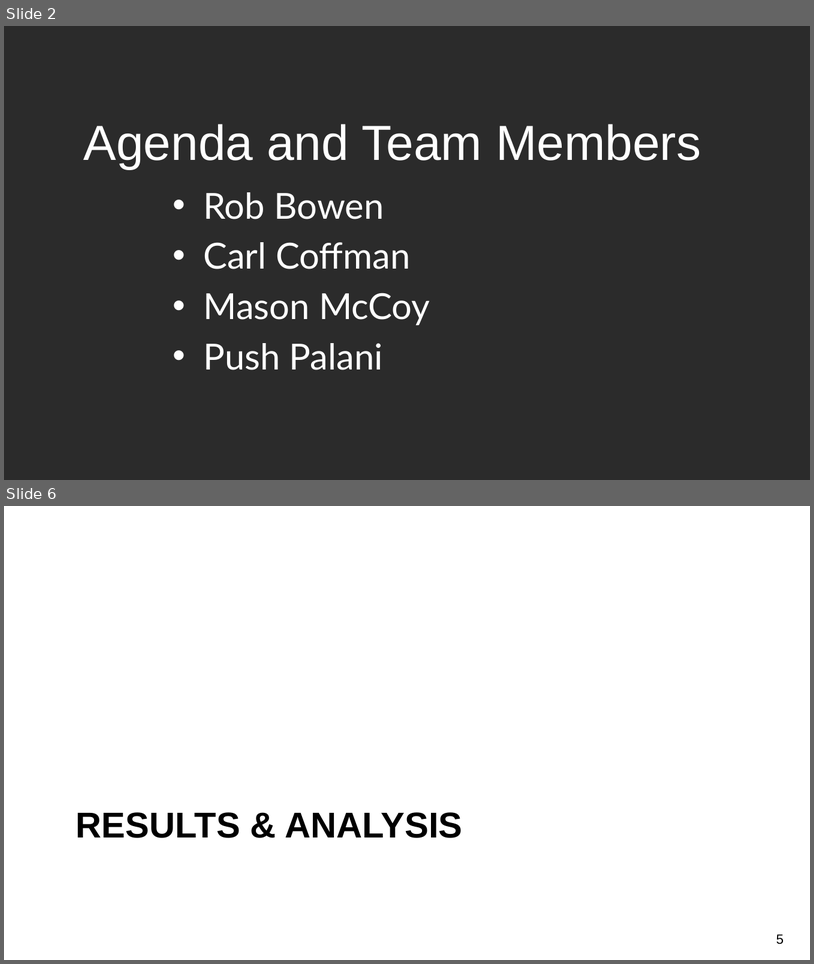
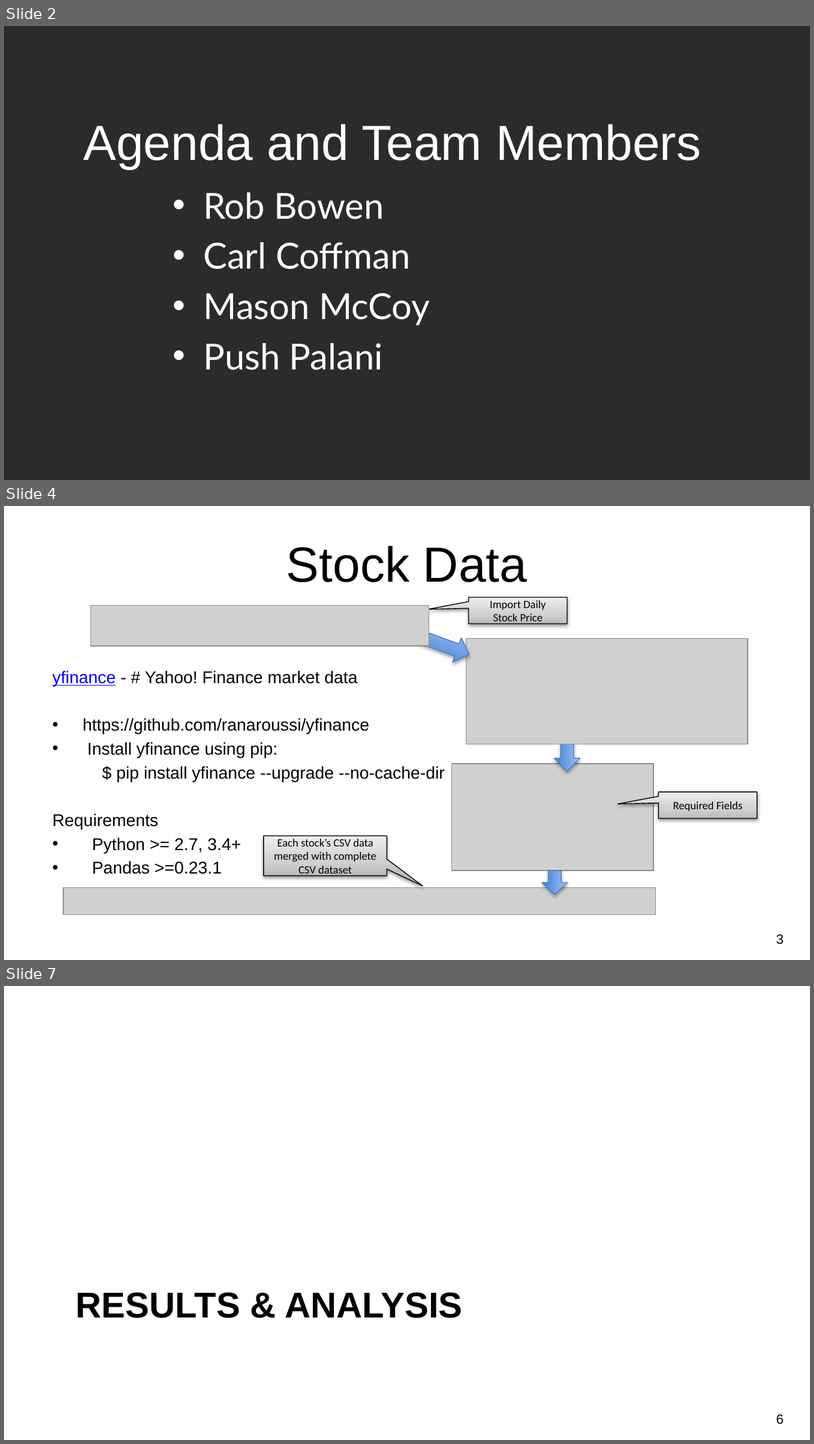
Before and after one commit to CCC-GH/Stocks-ETL-Project, a slide deck: NU-Project2_Stocks.pptx. Shown one above the other, each under a label of ours: slides 2 and 6 before the commit, slides 2, 4 and 7 after it; the slides between them are not shown. The pictures are 814x964 and 814x1444 pixels, drawn with LibreOffice and Linux fonts; fonts in the diff are those of the drawing; grey boxes stand for pictures; background and template pictures are left out; a plain dark background stands for a picture behind light text. Boxes give left, top, right and bottom in pixels: in the first picture for what was removed or moved away, otherwise in the second. Text is boxed around its words. In the diff, an @@ line names an element or a change of style, - is before the commit and + after.

```diff
--- a/NU-Project2_Stocks.pptx
+++ b/NU-Project2_Stocks.pptx
@@ slide 4 added at [4, 506, 810, 960], background picture (left out) @@
@@ title added at [287, 546, 527, 582], 44 pt, text #000000 @@
+Stock Data
@@ picture added at [91, 605, 429, 646] @@
@@ speech box added at [468, 597, 567, 624], fill gradient #BDBDBD to #D1D1D1 to #EEEEEE, outline #000000 0.75 pt, 10 pt, text #000000 @@
+Import Daily Stock Price
@@ right arrow added at [418, 625, 474, 666], fill gradient #3F80CE to #A4C4FF, outline #4B7EBC 0.75 pt @@
@@ picture added at [466, 638, 747, 744] @@
@@ text added at [53, 670, 445, 874], 15.2 pt, text #000000 @@
+yfinance - # Yahoo! Finance market data
+• https://github.com/ranaroussi/yfinance
+• Install yfinance using pip:
+$ pip install yfinance --upgrade --no-cache-dir
+Requirements
+• Python >= 2.7, 3.4+
+• Pandas >=0.23.1
@@ right arrow added at [554, 733, 580, 771], fill gradient #3F80CE to #A4C4FF, outline #4B7EBC 0.75 pt @@
@@ picture added at [452, 763, 654, 870] @@
@@ speech box added at [659, 792, 757, 818], fill gradient #BDBDBD to #D1D1D1 to #EEEEEE, outline #000000 0.75 pt, 10 pt, text #000000 @@
+Required Fields
@@ speech box added at [264, 836, 387, 876], fill gradient #BDBDBD to #D1D1D1 to #EEEEEE, outline #000000 0.75 pt, 10 pt, text #000000 @@
+Each stock’s CSV data merged with complete CSV dataset
@@ right arrow added at [542, 871, 568, 894], fill gradient #3F80CE to #A4C4FF, outline #4B7EBC 0.75 pt @@
@@ picture added at [63, 888, 656, 915] @@
@@ page number added at [777, 934, 784, 944], 12 pt, text #000000 @@
+3
@@ what was slide 6 is now slide 7 @@
@@ page number at [777, 1414, 784, 1424]: text changed @@
-5
+6
```
Also in this commit, not shown: 1 slide changed, 2 other slides added, 3 slides removed.
